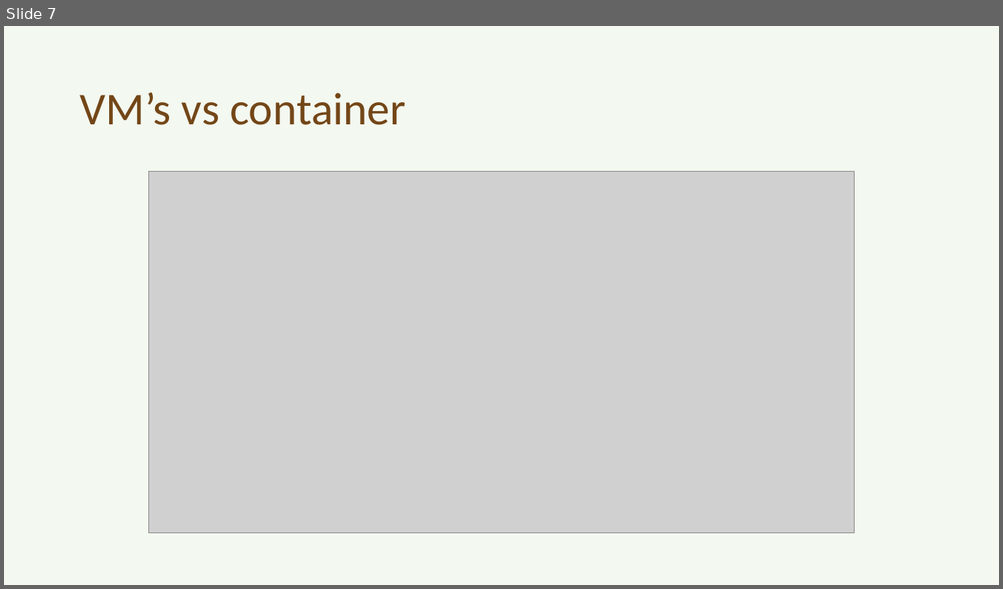
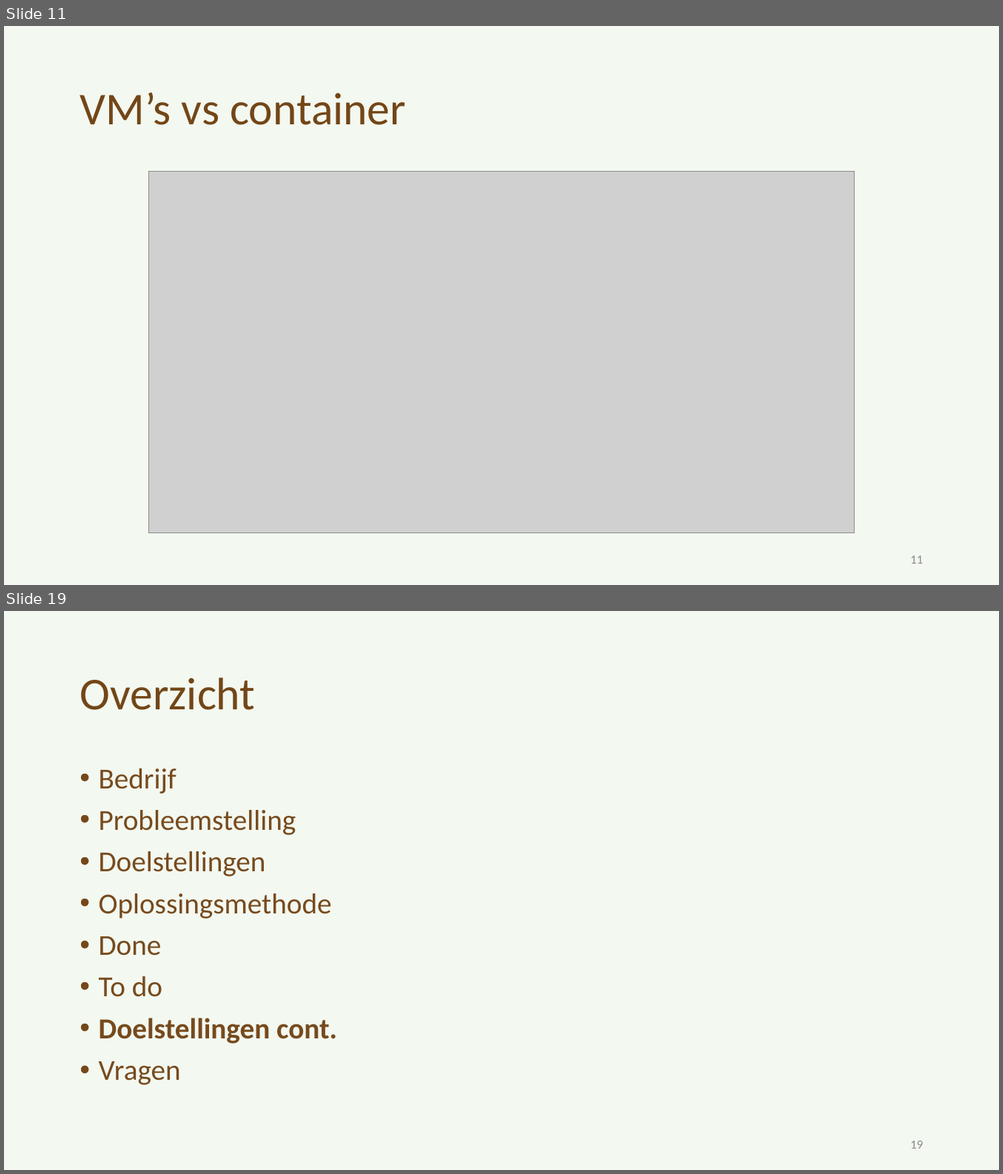
Before and after one commit to Arnonator/thesisDocs, a slide deck: Presentaties/tussentijdse_presentatie_arno_willaert_POGING_TWEE.pptx. Shown one above the other, each under a label of ours: slide 7 before the commit, slides 11 and 19 after it; the slides between them are not shown. The pictures are 1003x589 and 1003x1174 pixels, drawn with LibreOffice and Linux fonts; fonts in the diff are those of the drawing; grey boxes stand for pictures. Boxes give left, top, right and bottom in pixels: in the first picture for what was removed or moved away, otherwise in the second. Text is boxed around its words. In the diff, an @@ line names an element or a change of style, - is before the commit and + after.

```diff
--- a/Presentaties/tussentijdse_presentatie_arno_willaert_POGING_TWEE.pptx
+++ b/Presentaties/tussentijdse_presentatie_arno_willaert_POGING_TWEE.pptx
@@ slide 19 added at (x1=4, y1=611, x2=999, y2=1170), background #70AD47 at 8% opacity @@
@@ title added at (x1=79, y1=678, x2=255, y2=710), 44 pt, text #663300 at 90% opacity @@
+Overzicht
@@ text added at (x1=99, y1=768, x2=337, y2=1085), 28 pt, text #663300 at 88% opacity @@
+• Bedrijf
+• Probleemstelling
+• Doelstellingen
+• Oplossingsmethode
+• Done
+• To do
+• Doelstellingen cont.
+• Vragen
@@ page number added at (x1=910, y1=1141, x2=922, y2=1149), 12 pt, text #8C8C8C @@
+19
@@ what was slide 7 is now slide 11 @@
@@ slide 11 changed as well @@
@@ page number added at (x1=910, y1=556, x2=922, y2=564), 12 pt, text #8C8C8C @@
+11
```
Also in this commit, not shown: 9 other slides changed, 12 other slides added, 3 slides removed, 7 other files.
